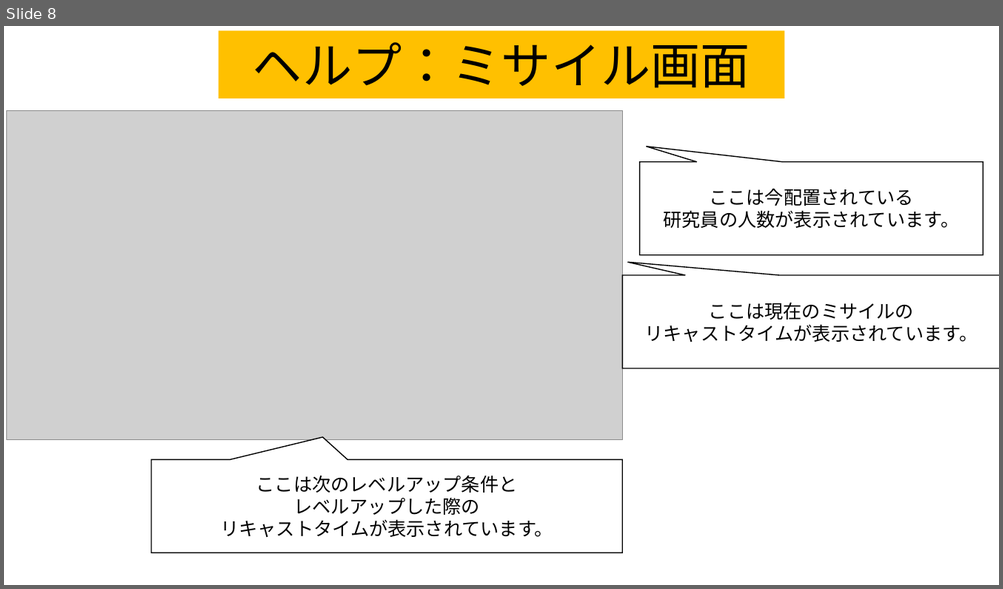
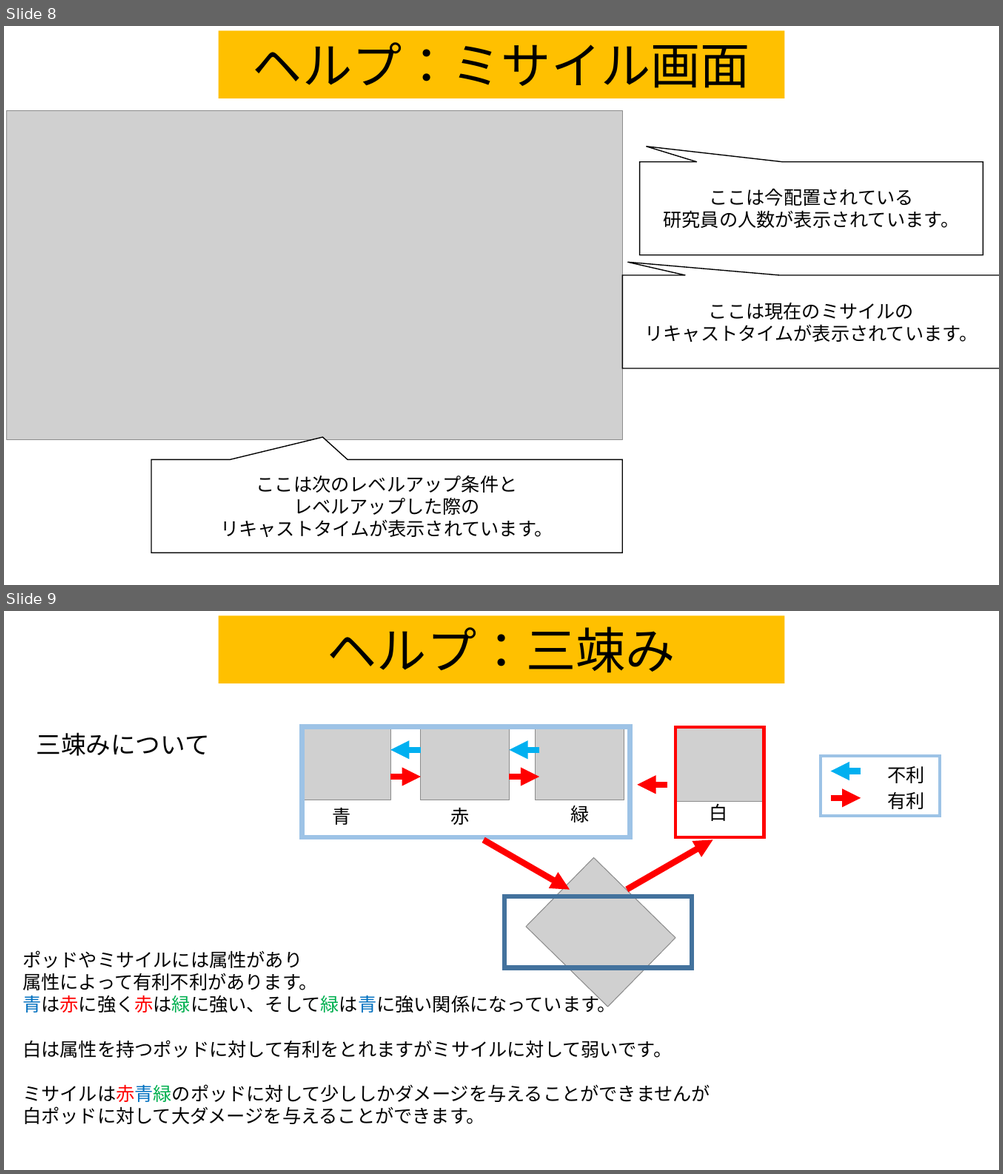
Before and after one commit to team556/team, a slide deck: 説明文.pptx. Shown one above the other, each under a label of ours: slide 8 before the commit, slides 8 and 9 after it. The pictures are 1003x589 and 1003x1174 pixels, drawn with LibreOffice and Linux fonts; fonts in the diff are those of the drawing; grey boxes stand for pictures. Boxes give left, top, right and bottom in pixels: in the first picture for what was removed or moved away, otherwise in the second. Text is boxed around its words. In the diff, an @@ line names an element or a change of style, - is before the commit and + after.

```diff
--- a/説明文.pptx
+++ b/説明文.pptx
@@ slide 9 added at (4,611,999,1170), background #FFFFFF @@
@@ rectangle added at (218,615,785,684), fill #FFC000, 48 pt, text #000000 @@
+ヘルプ：三竦み
@@ text added at (37,732,210,756), 24 pt, text #000000 @@
+三竦みについて
@@ group added at (301,726,939,1008): 9 arrows, 6 texts, 5 pictures, 4 rectangles @@
+青
+赤
+緑
+白
+不利
+有利
@@ text added at (22,951,710,1125), 18 pt, text #000000 @@
+ポッドやミサイルには属性があり
+属性によって有利不利があります。
+青は赤に強く赤は緑に強い、そして緑は青に強い関係になっています。
+白は属性を持つポッドに対して有利をとれますがミサイルに対して弱いです。
+ミサイルは赤青緑のポッドに対して少ししかダメージを与えることができませんが白ポッドに対して大ダメージを与えることができます。
```
Also in this commit, not shown: 1 slide changed, 18 other files.
